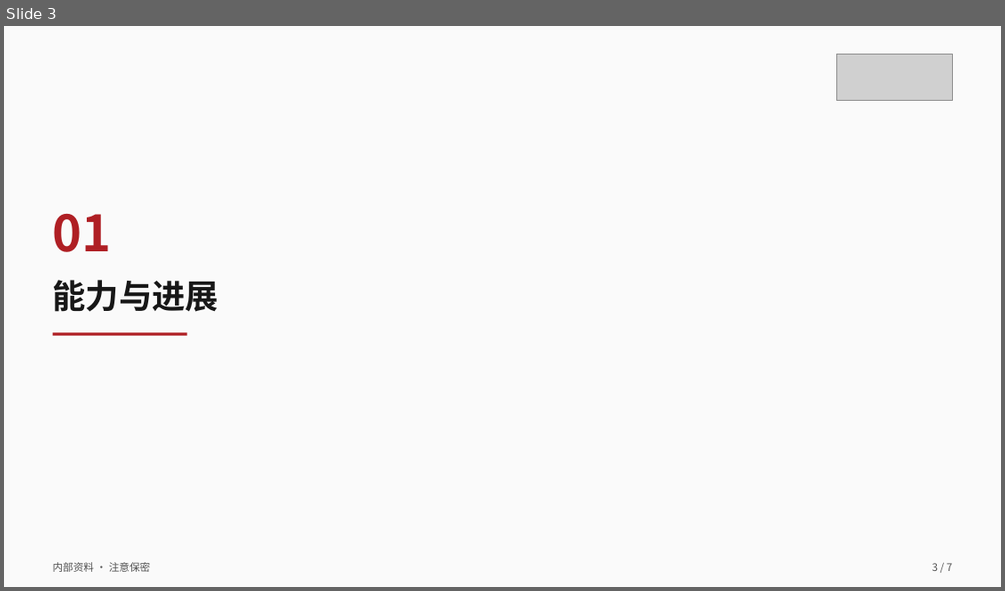
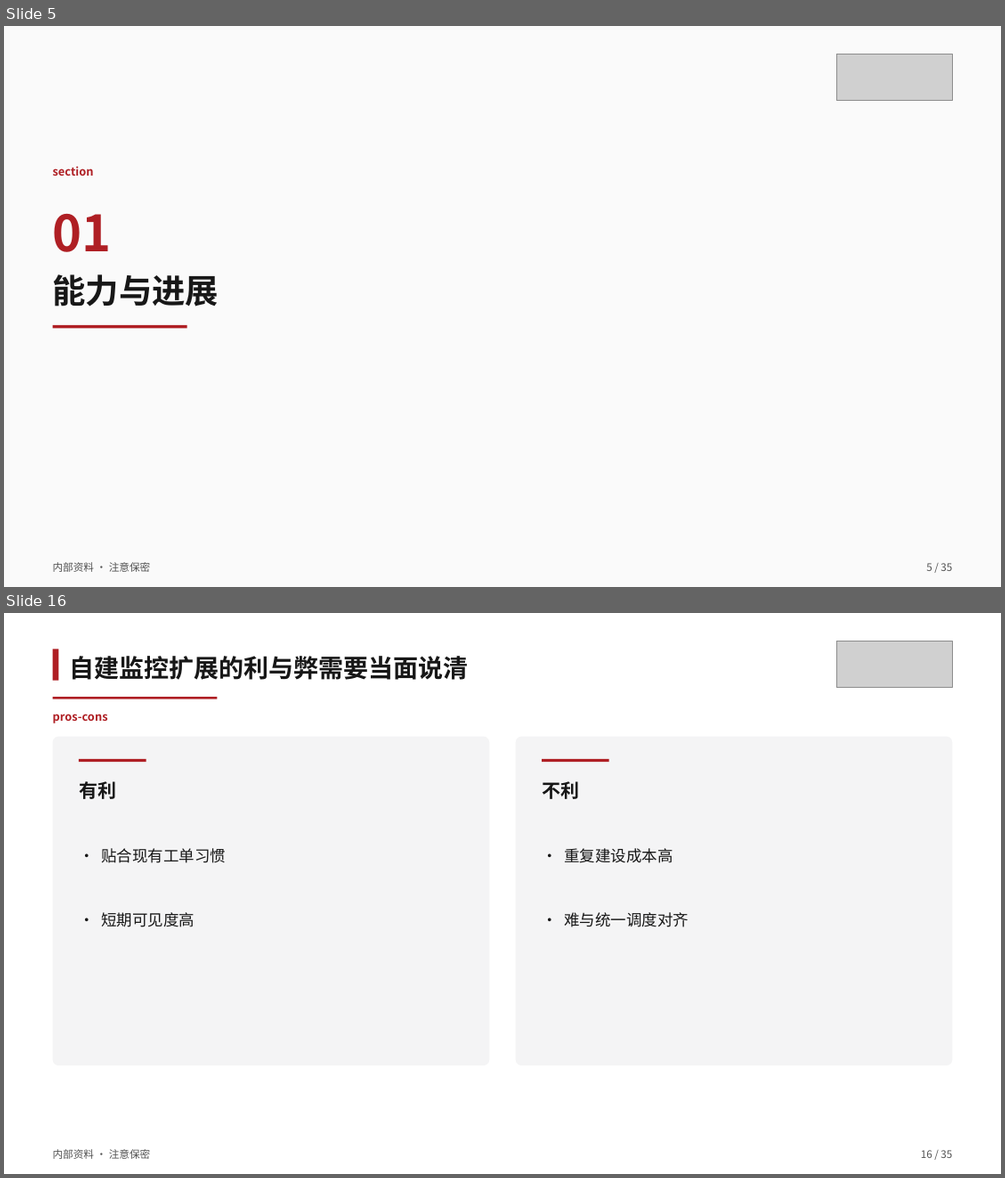
Before and after one commit to tao66175545-boop/sugon-cloud-skillui, a slide deck: skills/sugon-ppt-template/examples/sample-deck.pptx. Shown one above the other, each under a label of ours: slide 3 before the commit, slides 5 and 16 after it; the slides between them are not shown. The pictures are 1005x591 and 1005x1178 pixels, drawn with LibreOffice and Linux fonts; fonts in the diff are those of the drawing; grey boxes stand for pictures. Boxes give left, top, right and bottom in pixels: in the first picture for what was removed or moved away, otherwise in the second. Text is boxed around its words. In the diff, an @@ line names an element or a change of style, - is before the commit and + after.

```diff
--- a/skills/sugon-ppt-template/examples/sample-deck.pptx
+++ b/skills/sugon-ppt-template/examples/sample-deck.pptx
@@ slide 16 added at [4, 613, 1001, 1174], background #FFFFFF @@
@@ rectangle added at [53, 649, 58, 681], fill #AF1F24 @@
@@ text added at [69, 656, 468, 680], 24 pt, text #171717, bold @@
+自建监控扩展的利与弊需要当面说清
@@ picture added at [836, 641, 952, 688] @@
@@ rectangle added at [53, 697, 217, 699], fill #AF1F24 @@
@@ text added at [53, 714, 108, 723], 11 pt, text #AF1F24, bold @@
+pros-cons
@@ rounded rectangle added at [53, 737, 489, 1065], fill #F4F4F5 @@
@@ rounded rectangle added at [516, 737, 952, 1065], fill #F4F4F5 @@
@@ rectangle added at [79, 759, 146, 762], fill #AF1F24 @@
@@ rectangle added at [542, 759, 609, 762], fill #AF1F24 @@
@@ text added at [79, 781, 116, 799], 18 pt, text #171717, bold @@
+有利
@@ text added at [542, 781, 579, 799], 18 pt, text #171717, bold @@
+不利
@@ text added at [101, 848, 226, 863], 15 pt, text #171717 @@
+· 贴合现有工单习惯
@@ text added at [564, 848, 672, 863], 15 pt, text #171717 @@
+· 重复建设成本高
@@ text added at [101, 912, 194, 927], 15 pt, text #171717 @@
+· 短期可见度高
@@ text added at [564, 912, 688, 927], 15 pt, text #171717 @@
+· 难与统一调度对齐
@@ text added at [53, 1149, 151, 1159], 10 pt, text #525252 @@
+内部资料 · 注意保密
@@ text added at [921, 1150, 952, 1158], 10 pt, text #525252 @@
+16 / 35
@@ what was slide 3 is now slide 5 @@
@@ slide 5 changed as well @@
@@ text added at [53, 166, 94, 176], 11 pt, text #AF1F24, bold @@
+section
@@ text "能力与进展": place and size @@
-text "能力与进展" at [53, 280, 219, 312]
+text "能力与进展" at [53, 274, 219, 306]
@@ rectangle: place and size @@
-rectangle at [53, 332, 187, 336]
+rectangle at [53, 325, 187, 328]
@@ text at [926, 563, 952, 571]: text changed @@
-3 / 7
+5 / 35
```
Also in this commit, not shown: 6 other slides changed, 27 other slides added, 12 other files.
